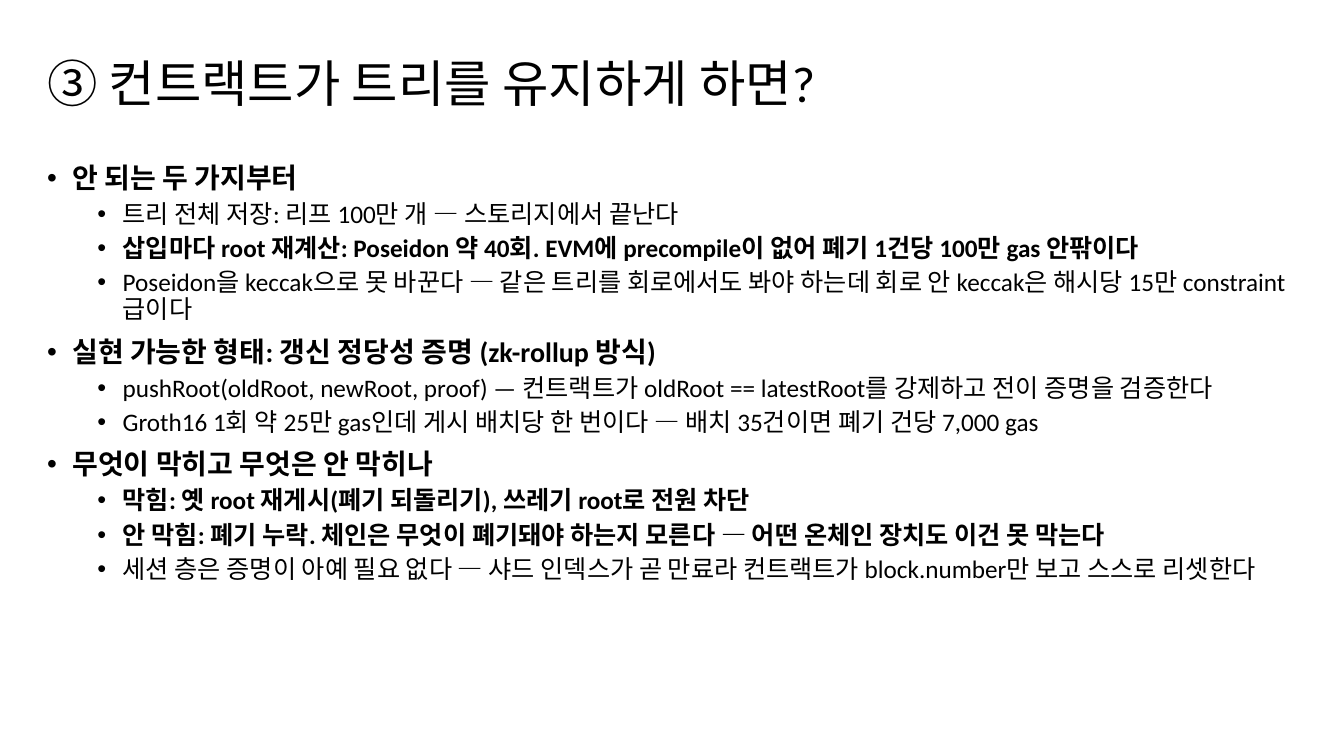
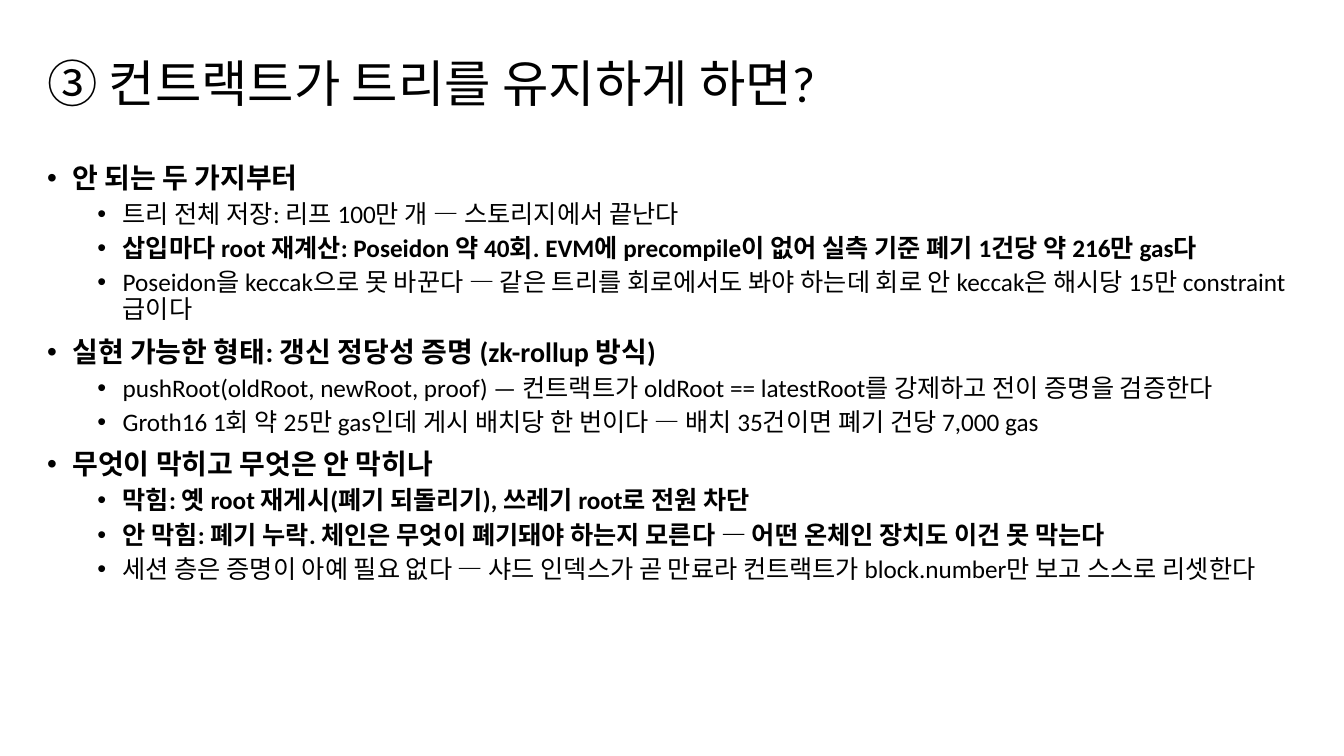
Before and after one commit to mhjung93/google-oidc-demo, a slide deck: slide 13 of documents/260904_revocation_sharding.pptx. Drawn at 1344x756 pixels with LibreOffice and Linux fonts; fonts in the diff are those of the drawing; background and template pictures are left out. Boxes give left, top, right and bottom in pixels: in the first picture for what was removed or moved away, otherwise in the second. Text is boxed around its words. In the diff, an @@ line names an element or a change of style, - is before the commit and + after.

```diff
--- a/documents/260904_revocation_sharding.pptx
+++ b/documents/260904_revocation_sharding.pptx
@@ text at [123,236,1197,262]: text changed @@
-  • 삽입마다 root 재계산: Poseidon 약 40회. EVM에 precompile이 없어 폐기 1건당 100만 gas 안팎이다
+  • 삽입마다 root 재계산: Poseidon 약 40회. EVM에 precompile이 없어 실측 기준 폐기 1건당 약 216만 gas다
```
Also in this commit, not shown: 2 other slides changed, 7 other files.
